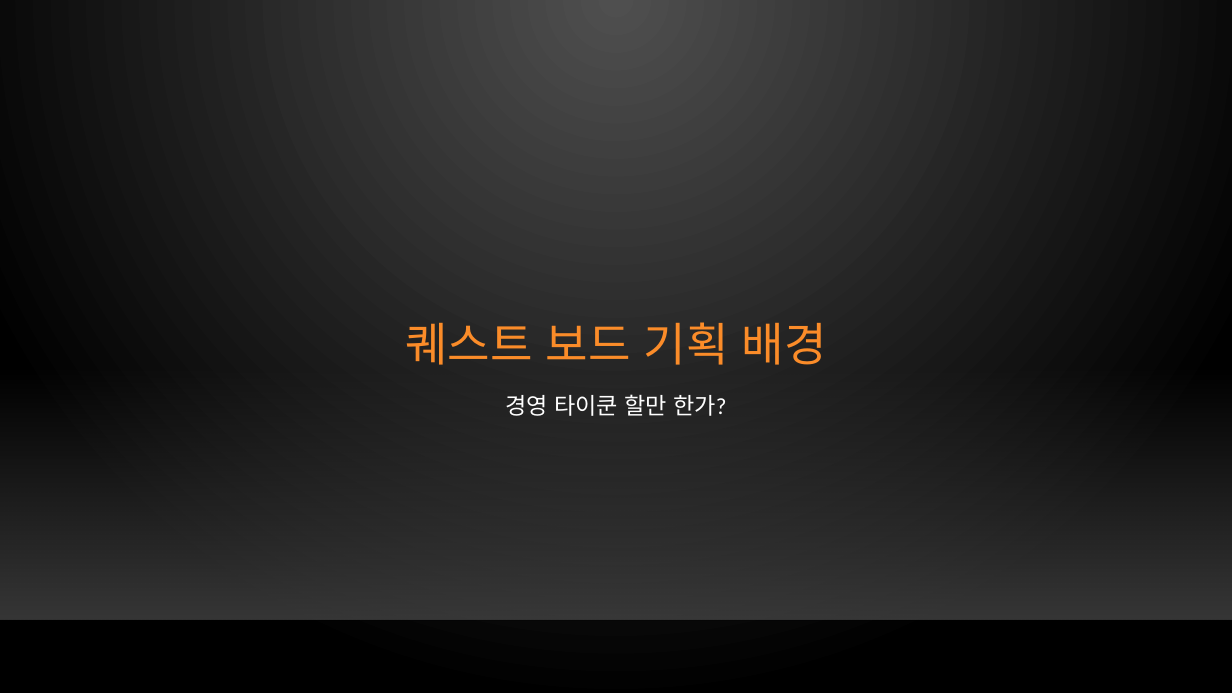
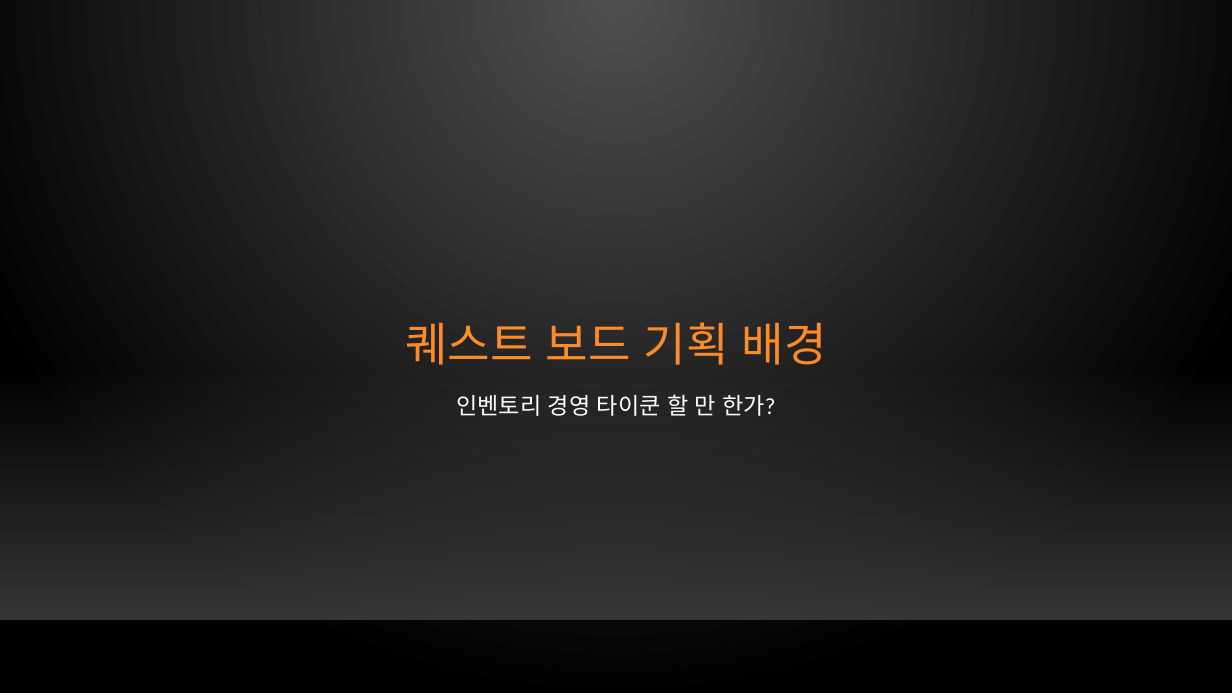
Before and after one commit to xqiwipx/first_project, a slide deck: slide 9 of Kims_project.pptx. Drawn at 1232x693 pixels with LibreOffice and Linux fonts; fonts in the diff are those of the drawing; background and template pictures are left out. Boxes give left, top, right and bottom in pixels: in the first picture for what was removed or moved away, otherwise in the second. Text is boxed around its words. In the diff, an @@ line names an element or a change of style, - is before the commit and + after.

```diff
--- a/Kims_project.pptx
+++ b/Kims_project.pptx
@@ text at box(456, 394, 775, 416): text changed @@
-경영 타이쿤 할만 한가?
+인벤토리 경영 타이쿤 할 만 한가?
```
Also in this commit, not shown: 22 other slides changed, 1 slide removed.
